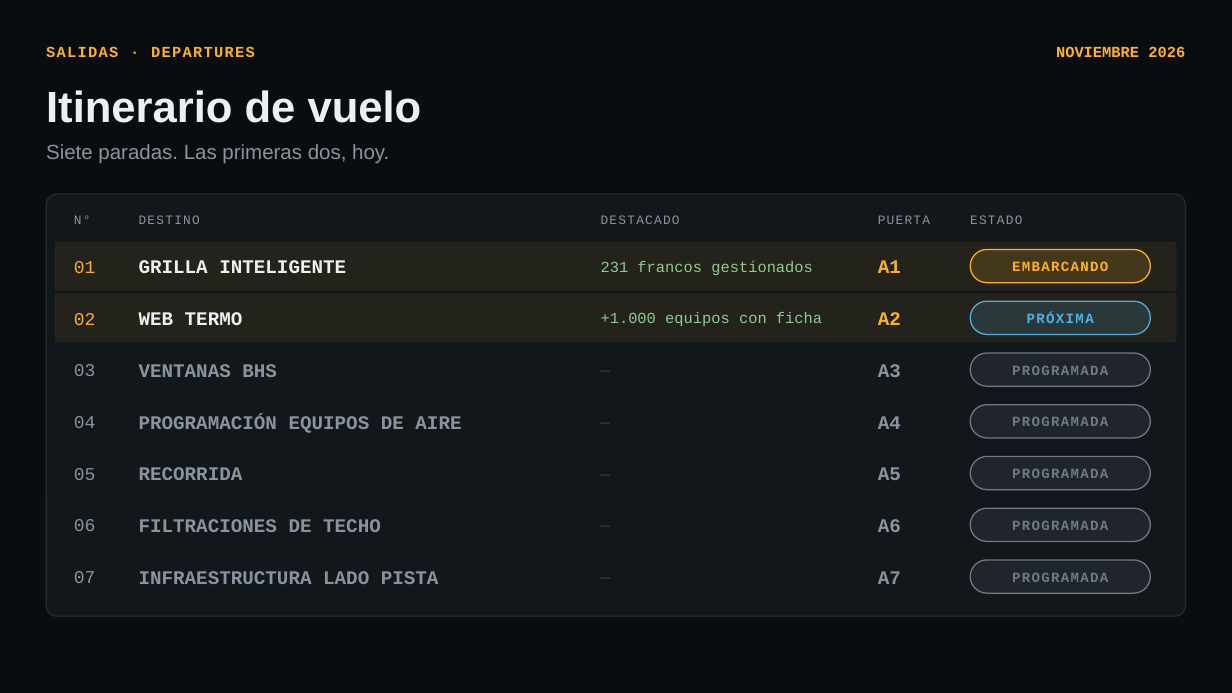
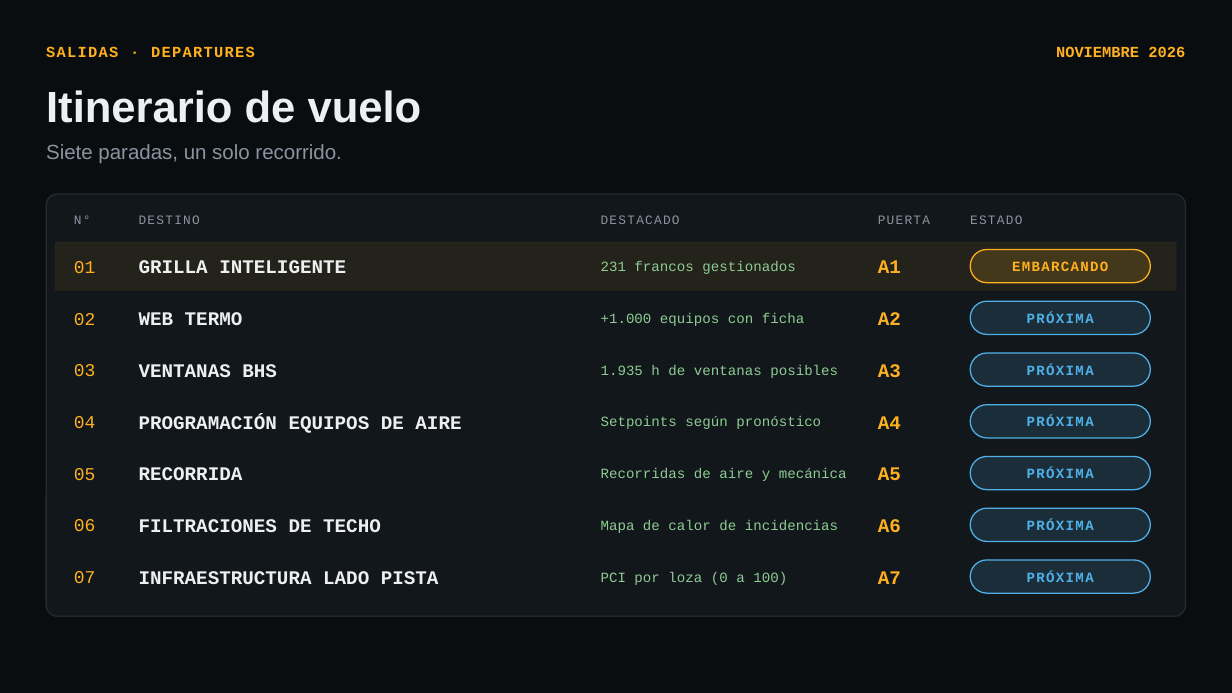
Before and after one commit to priscilacaputo/Presentaci-n-, a slide deck: slide 2 of presentacion/Presentacion_Mantenimiento_AEP.pptx. Drawn at 1232x693 pixels with LibreOffice and Linux fonts; fonts in the diff are those of the drawing. Boxes give left, top, right and bottom in pixels: in the first picture for what was removed or moved away, otherwise in the second. Text is boxed around its words. In the diff, an @@ line names an element or a change of style, - is before the commit and + after.

```diff
--- a/presentacion/Presentacion_Mantenimiento_AEP.pptx
+++ b/presentacion/Presentacion_Mantenimiento_AEP.pptx
@@ text at <box>46,144,341,163</box>: text changed @@
-Siete paradas. Las primeras dos, hoy.
+Siete paradas, un solo recorrido.
@@ text "231 francos gestionados" at <box>601,261,795,274</box>: size 12 to 11 pt @@
@@ rectangle removed at <box>55,294,1177,342</box> @@
@@ text "+1.000 equipos con ficha" at <box>601,313,804,326</box>: size 12 to 11 pt @@
@@ text removed at <box>601,344,878,396</box> @@
-—
@@ text added at <box>601,365,838,378</box>, 11 pt, text #8ECB93 @@
+1.935 h de ventanas posibles
@@ text at <box>1027,364,1094,375</box>: text changed; text colour #6E7A85 to #4FB0E8 @@
-PROGRAMADA
+PRÓXIMA
@@ text removed at <box>601,396,878,447</box> @@
-—
@@ text added at <box>601,416,821,429</box>, 11 pt, text #8ECB93 @@
+Setpoints según pronóstico
@@ text at <box>1027,416,1094,426</box>: text changed; text colour #6E7A85 to #4FB0E8 @@
-PROGRAMADA
+PRÓXIMA
@@ text removed at <box>601,447,878,499</box> @@
-—
@@ text added at <box>601,468,847,481</box>, 11 pt, text #8ECB93 @@
+Recorridas de aire y mecánica
@@ text at <box>1027,468,1094,478</box>: text changed; text colour #6E7A85 to #4FB0E8 @@
-PROGRAMADA
+PRÓXIMA
@@ text removed at <box>601,499,878,551</box> @@
-—
@@ text added at <box>601,520,838,533</box>, 11 pt, text #8ECB93 @@
+Mapa de calor de incidencias
@@ text at <box>1027,520,1094,530</box>: text changed; text colour #6E7A85 to #4FB0E8 @@
-PROGRAMADA
+PRÓXIMA
@@ text colour #8A94A0 to #EDEFF1 in 5 elements at <box>139,364,277,377</box>, <box>139,415,461,433</box>, <box>139,467,243,480</box>, <box>139,519,381,532</box>, <box>139,571,439,584</box> @@
@@ text removed at <box>601,551,878,603</box> @@
-—
@@ text colour #8A94A0 to #FFB020 in 10 elements at <box>74,364,96,376</box>, <box>878,364,901,377</box>, <box>74,416,96,428</box>, <box>878,416,901,429</box>, <box>74,468,96,480</box>, <box>878,467,901,480</box>, <box>74,519,96,531</box>, <box>878,519,901,532</box>, <box>74,571,96,583</box>, <box>878,571,901,584</box> @@
@@ fill #6E7A85 at 15% opacity to #4FB0E8 at 15% opacity; outline #6E7A85 1 pt to #4FB0E8 1 pt in 5 elements at <box>970,353,1151,386</box>, <box>970,405,1151,438</box>, <box>970,457,1151,490</box>, <box>970,508,1151,542</box>, <box>970,560,1151,593</box> @@
@@ text added at <box>601,572,787,585</box>, 11 pt, text #8ECB93 @@
+PCI por loza (0 a 100)
@@ text at <box>1027,571,1094,582</box>: text changed; text colour #6E7A85 to #4FB0E8 @@
-PROGRAMADA
+PRÓXIMA
```
Also in this commit, not shown: 3 other slides changed, 15 slides added, 11 other files.
